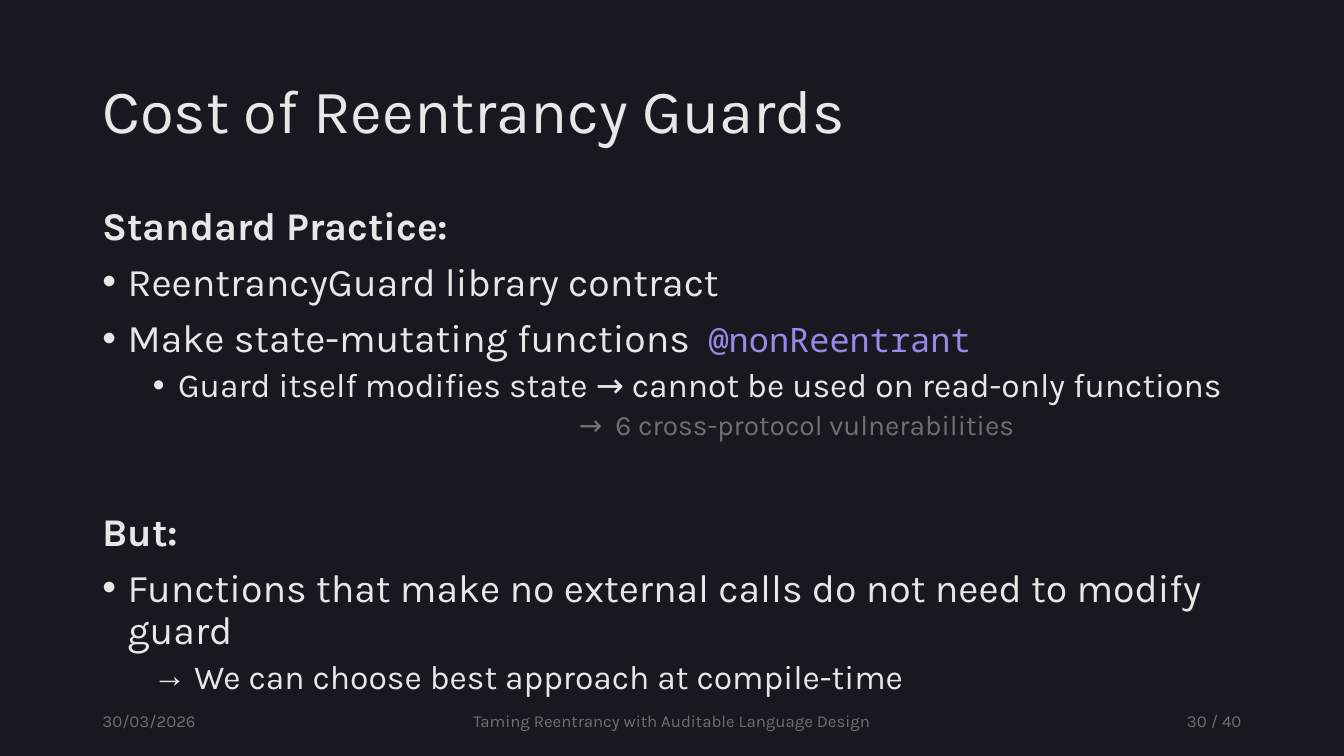
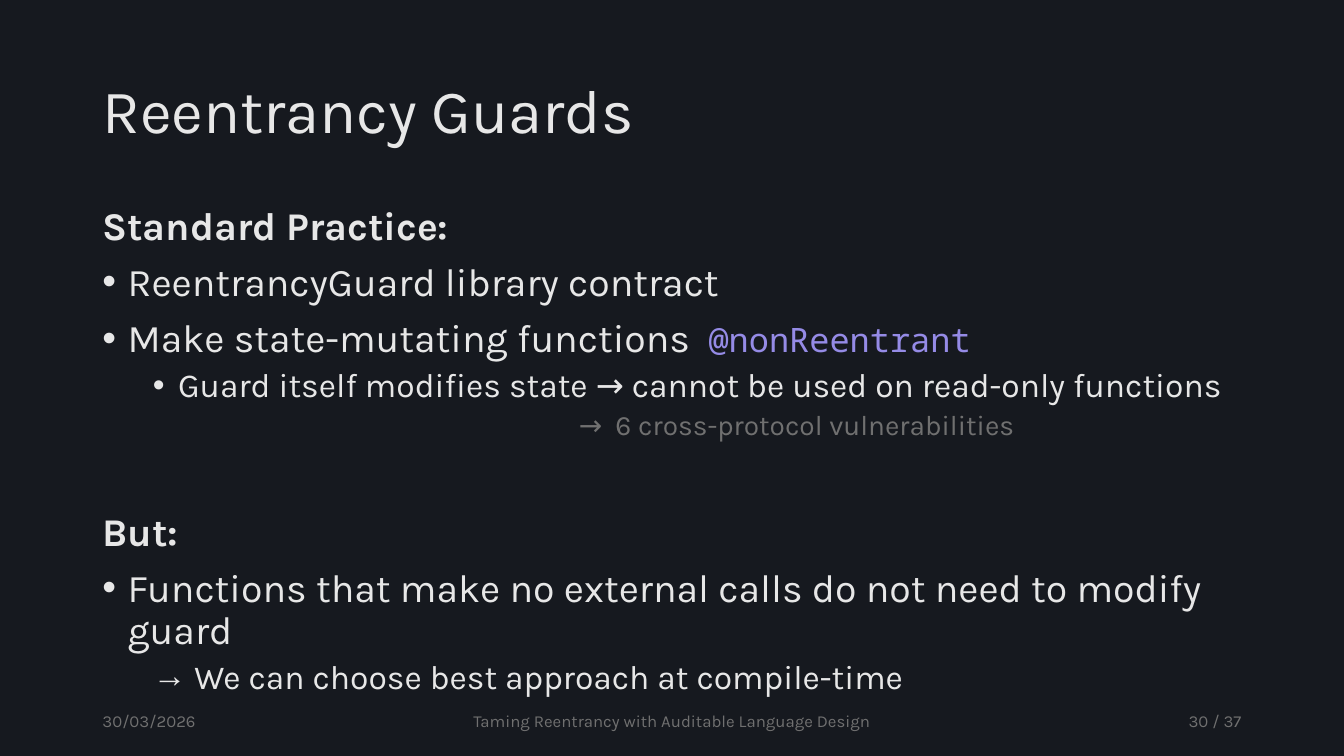
Before and after one commit to tzann/thesis, a slide deck: slide 30 of doc/presentation/Thesis.pptx. Drawn at 1344x756 pixels with LibreOffice and Linux fonts; fonts in the diff are those of the drawing. Boxes give left, top, right and bottom in pixels: in the first picture for what was removed or moved away, otherwise in the second. Text is boxed around its words. In the diff, an @@ line names an element or a change of style, - is before the commit and + after.

```diff
--- a/doc/presentation/Thesis.pptx
+++ b/doc/presentation/Thesis.pptx
@@ title at [102,91,634,148]: text changed @@
-Cost of Reentrancy Guards
+Reentrancy Guards
@@ page number at [1189,716,1242,727]: text changed @@
-30 / 40
+30 / 37
```
Also in this commit, not shown: 7 other slides changed.
